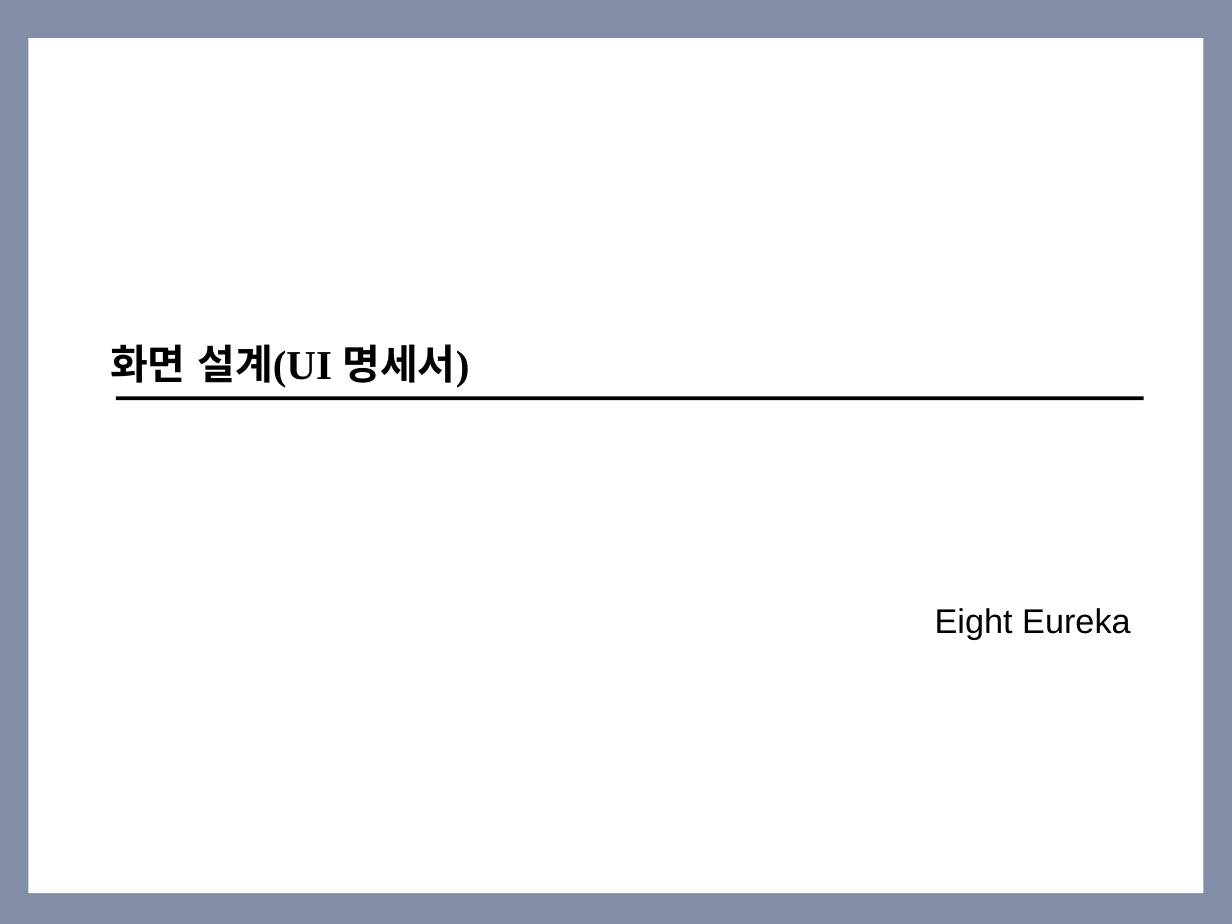
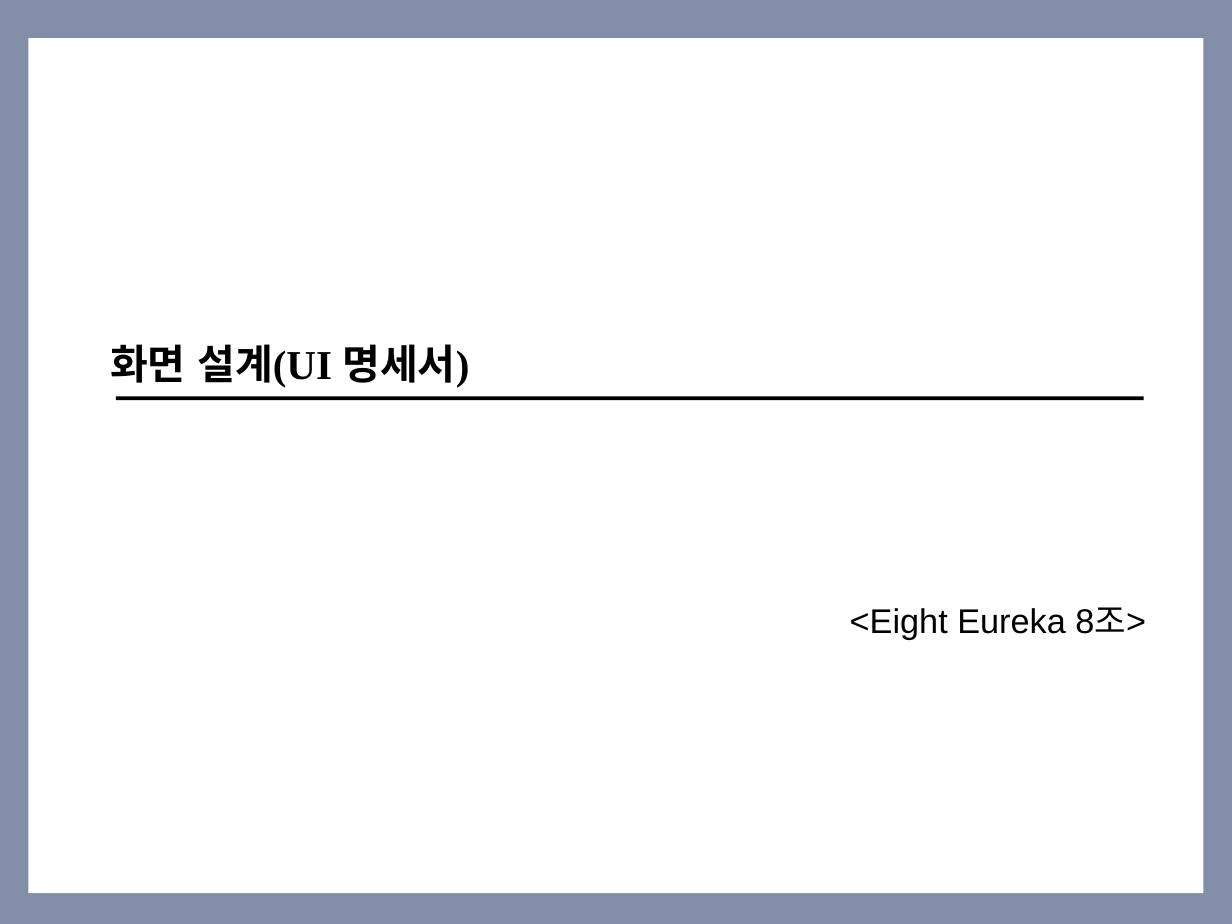
Before and after one commit to SE-admin/8, a slide deck: slide 1 of doc/3_ 설계서/UI Design Template_v0.6.pptx. Drawn at 1232x924 pixels with LibreOffice and Linux fonts; fonts in the diff are those of the drawing. Boxes give left, top, right and bottom in pixels: in the first picture for what was removed or moved away, otherwise in the second. Text is boxed around its words. In the diff, an @@ line names an element or a change of style, - is before the commit and + after.

```diff
--- a/doc/3_ 설계서/UI Design Template_v0.6.pptx
+++ b/doc/3_ 설계서/UI Design Template_v0.6.pptx
@@ text at [850,607,1146,639]: text changed @@
-Eight Eureka
+<Eight Eureka 8조>
```
Also in this commit, not shown: 13 other slides changed.
